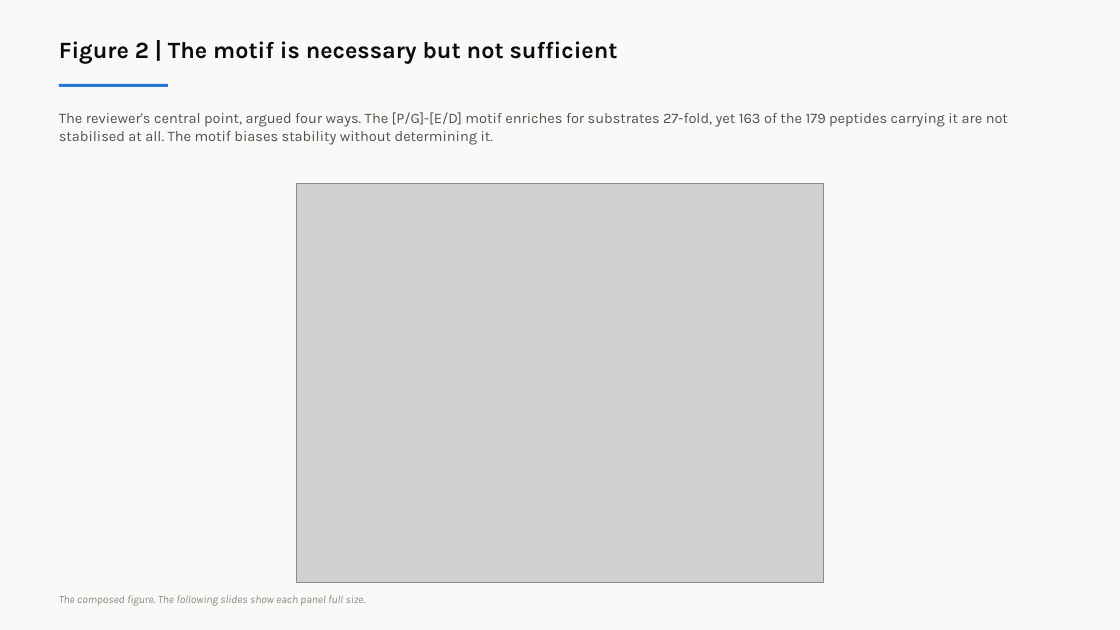
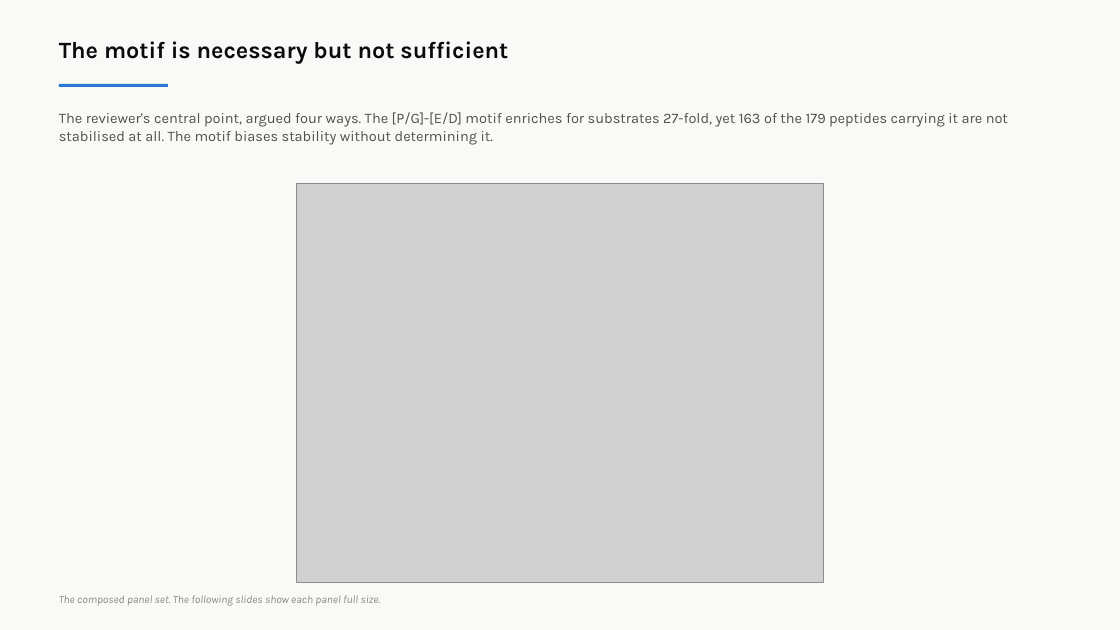
Before and after one commit to idobleicher/dianaMega, a slide deck: slide 3 of ubr3_PG_reviewer/UBR3_figures_explained.pptx (slide 8 before the commit). Drawn at 1120x630 pixels with LibreOffice and Linux fonts; fonts in the diff are those of the drawing; grey boxes stand for pictures. Boxes give left, top, right and bottom in pixels: in the first picture for what was removed or moved away, otherwise in the second. Text is boxed around its words. In the diff, an @@ line names an element or a change of style, - is before the commit and + after.

```diff
--- a/ubr3_PG_reviewer/UBR3_figures_explained.pptx
+++ b/ubr3_PG_reviewer/UBR3_figures_explained.pptx
@@ text at (59,41,508,64): text changed @@
-Figure 2 | The motif is necessary but not sufficient
+The motif is necessary but not sufficient
@@ text at (59,595,381,606): text changed @@
-The composed figure. The following slides show each panel full size.
+The composed panel set. The following slides show each panel full size.
```
Also in this commit, not shown: 29 other slides changed, 4 slides added, 14 slides removed, 38 other files.
